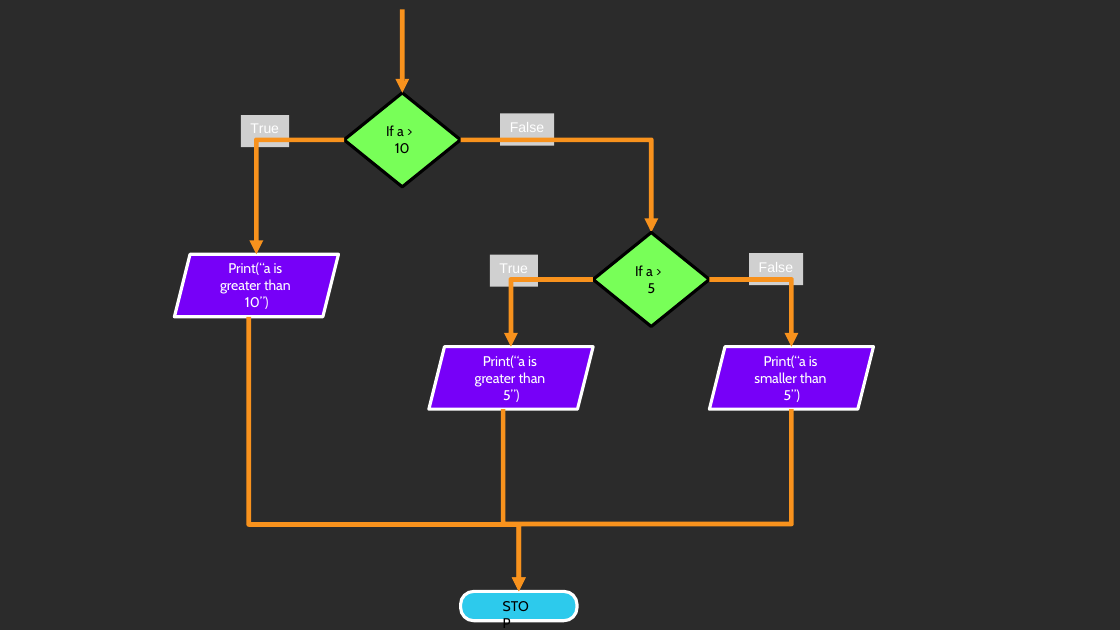
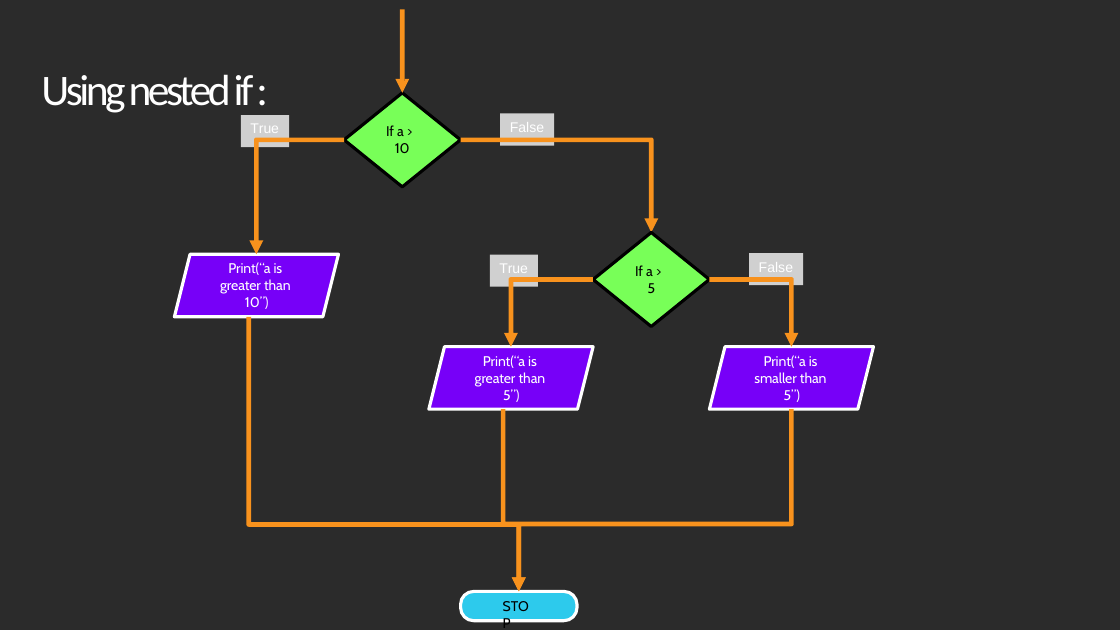
Before and after one commit to deepak404found/newkilo-Python-classes, a slide deck: slide 47 of notes/1. Introduction To python (1)-converted.pptx. Drawn at 1120x630 pixels with LibreOffice and Linux fonts; fonts in the diff are those of the drawing; grey boxes stand for pictures; background and template pictures are left out; a plain dark background stands for a picture behind light text. Boxes give left, top, right and bottom in pixels: in the first picture for what was removed or moved away, otherwise in the second. Text is boxed around its words. In the diff, an @@ line names an element or a change of style, - is before the commit and + after.

```diff
--- a/notes/1. Introduction To python (1)-converted.pptx
+++ b/notes/1. Introduction To python (1)-converted.pptx
@@ text added at <box>41,74,254,117</box>, 28 pt, text #FFFFFF @@
+Using nested if :
```
Also in this commit, not shown: 11 other slides changed, 1 other file.
